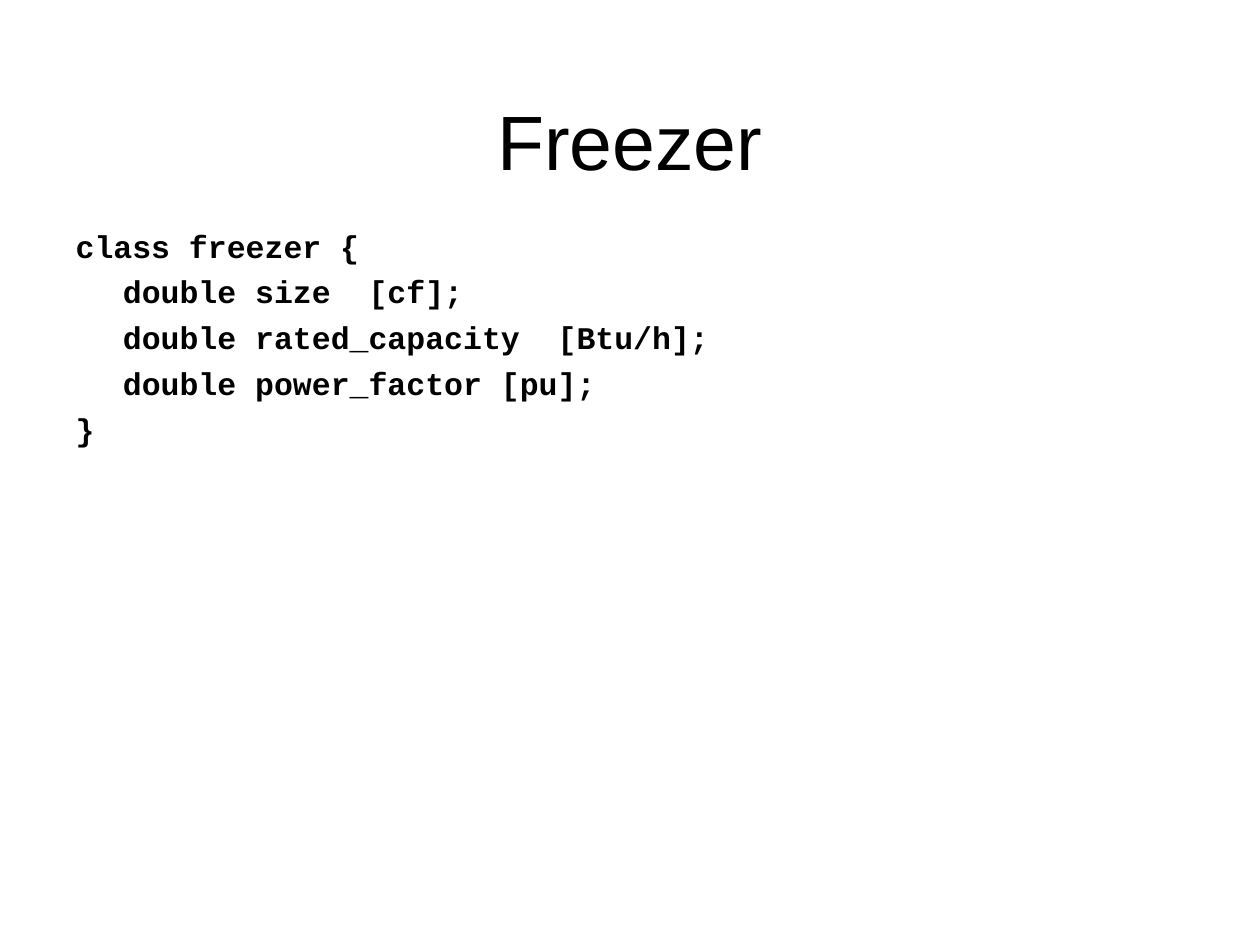
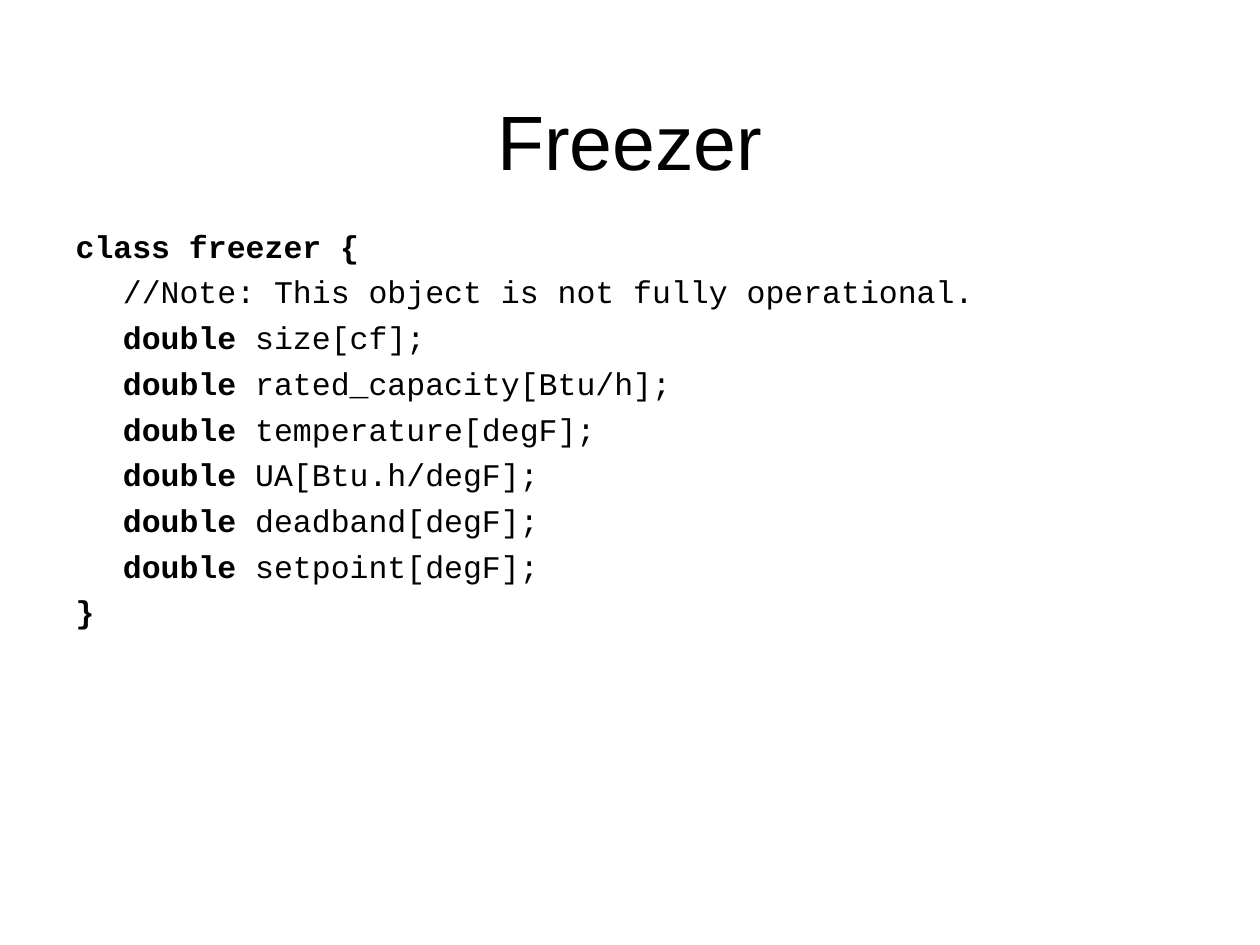
Before and after one commit to gridlab-d/course, a slide deck: slide 23 of Short_6_21_2010/4.4 - Residential.ppt (slide 21 before the commit). Drawn at 1260x945 pixels with LibreOffice and Linux fonts; fonts in the diff are those of the drawing; background and template pictures are left out. Boxes give left, top, right and bottom in pixels: in the first picture for what was removed or moved away, otherwise in the second. Text is boxed around its words. In the diff, an @@ line names an element or a change of style, - is before the commit and + after.

```diff
--- a/Short_6_21_2010/4.4 - Residential.ppt
+++ b/Short_6_21_2010/4.4 - Residential.ppt
@@ text at [123, 281, 974, 585]: text changed; bold off @@
-double size [cf];
-double rated_capacity [Btu/h];
-double power_factor [pu];
+//Note: This object is not fully operational.
+double size[cf];
+double rated_capacity[Btu/h];
+double temperature[degF];
+double UA[Btu.h/degF];
+double deadband[degF];
+double setpoint[degF];
```
Also in this commit, not shown: 19 other slides changed, 7 slides added, 1 slide removed, 1 other file.
